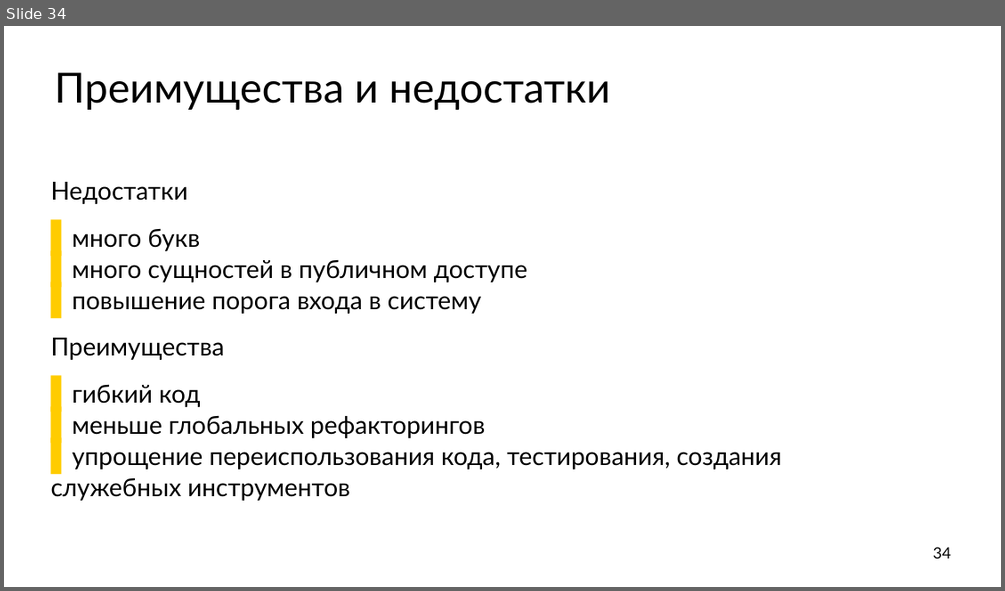
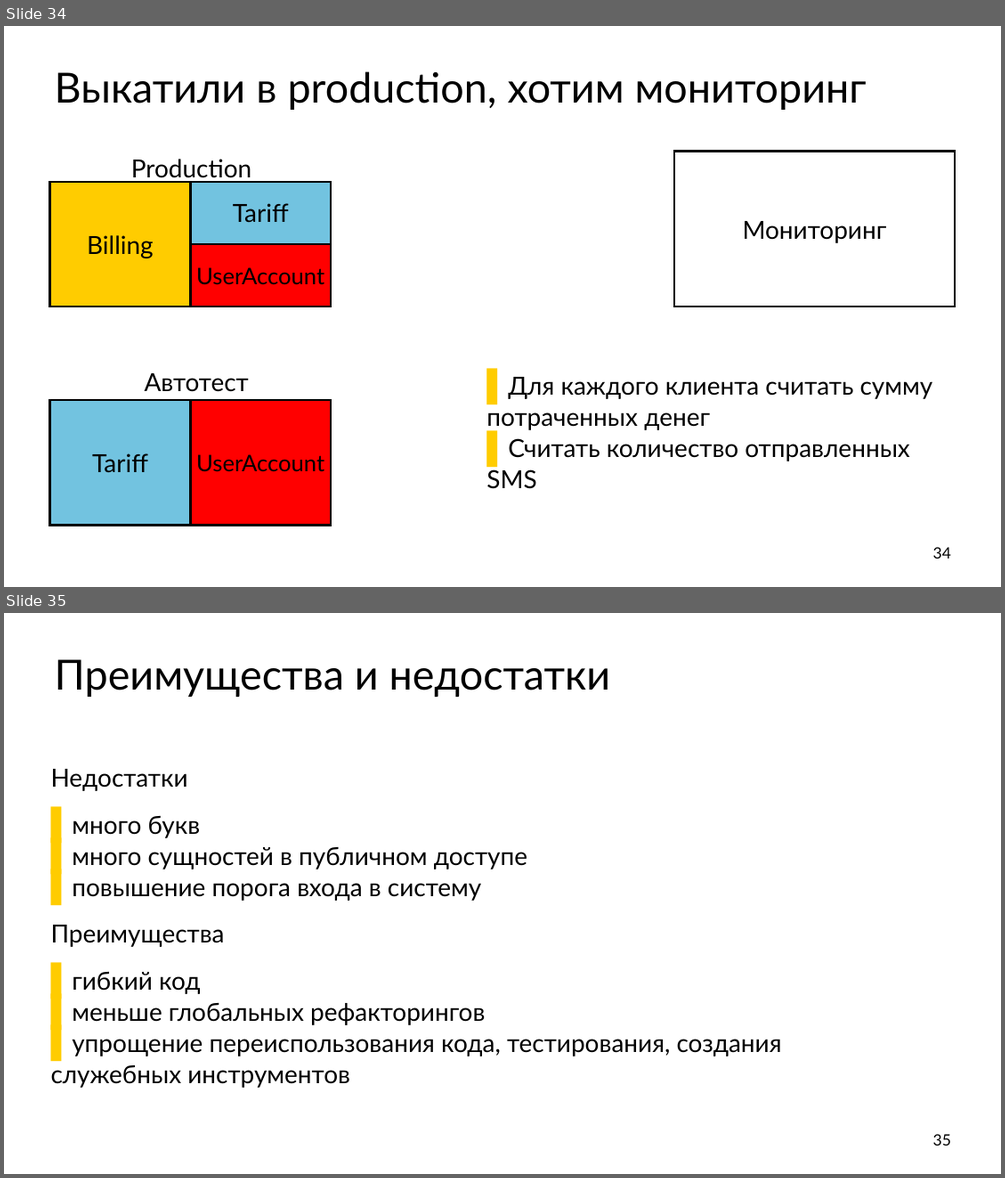
Before and after one commit to ishfb/cpprus17, a slide deck: slides.pptx. Shown one above the other, each under a label of ours: slide 34 before the commit, slides 34 and 35 after it. The pictures are 1005x591 and 1005x1178 pixels, drawn with LibreOffice and Linux fonts; fonts in the diff are those of the drawing. Boxes give left, top, right and bottom in pixels: in the first picture for what was removed or moved away, otherwise in the second. Text is boxed around its words. In the diff, an @@ line names an element or a change of style, - is before the commit and + after.

Commit message:
Начинаю делать слайды про мониторинг

```diff
--- a/slides.pptx
+++ b/slides.pptx
@@ slide 34 added at [4, 26, 1001, 587], background #FFFFFF @@
@@ title added at [55, 71, 866, 110], 80 pt, text #000000 @@
+Выкатили в production, хотим мониторинг
@@ text added at [131, 159, 251, 183], 48 pt, text #000000 @@
+Production
@@ rectangle added at [674, 151, 955, 306], outline #000000 4 pt, 48 pt, text #000000 @@
+Мониторинг
@@ rectangle added at [50, 182, 191, 306], fill #FFCC00, outline #000000 4 pt, 48 pt, text #000000 @@
+Billing
@@ rectangle added at [191, 182, 332, 244], fill #72C3E0, outline #000000 4 pt, 48 pt, text #000000 @@
+Tariff
@@ rectangle added at [191, 244, 332, 306], fill #FF0000, outline #000000 4 pt, 44 pt, text #000000 @@
+UserAccount
@@ text added at [132, 365, 261, 399], 48 pt, text #000000 @@
+Автотесты
@@ text added at [486, 377, 933, 489], 48 pt, text #000000 @@
+  ▌ Для каждого клиента считать сумму потраченных денег
+  ▌ Считать количество отправленных SMS
@@ rectangle added at [50, 400, 191, 524], fill #72C3E0, outline #000000 4 pt, 48 pt, text #000000 @@
+Tariff
@@ rectangle added at [191, 400, 332, 524], fill #FF0000, outline #000000 4 pt, 44 pt, text #000000 @@
+UserAccount
@@ page number added at [933, 547, 951, 558], 30 pt, text #000000 @@
+34
@@ what was slide 34 is now slide 35 @@
@@ page number at [933, 1134, 951, 1145]: text changed @@
-34
+35
```
Also in this commit, not shown: 2 other files.
